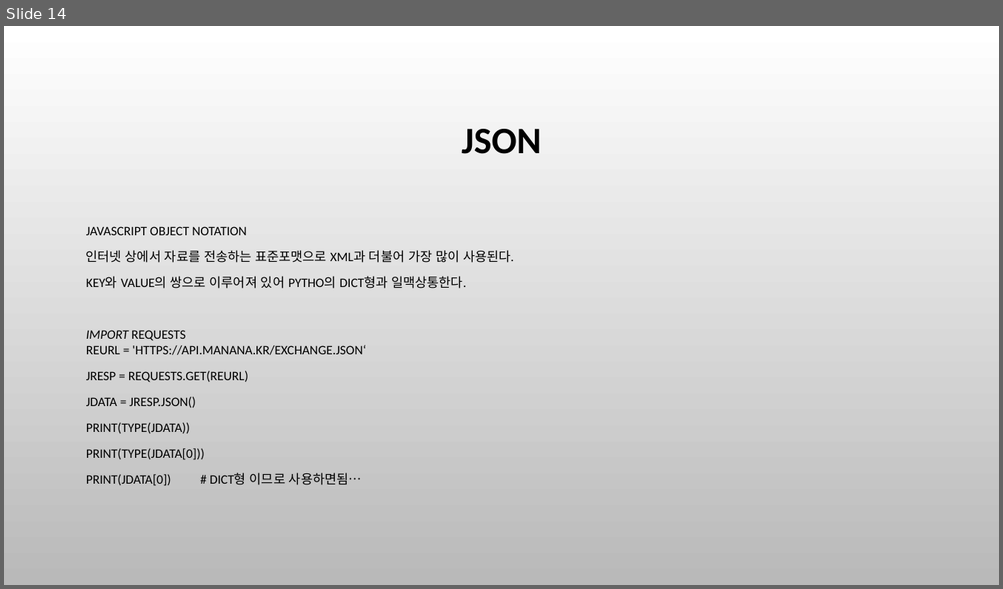
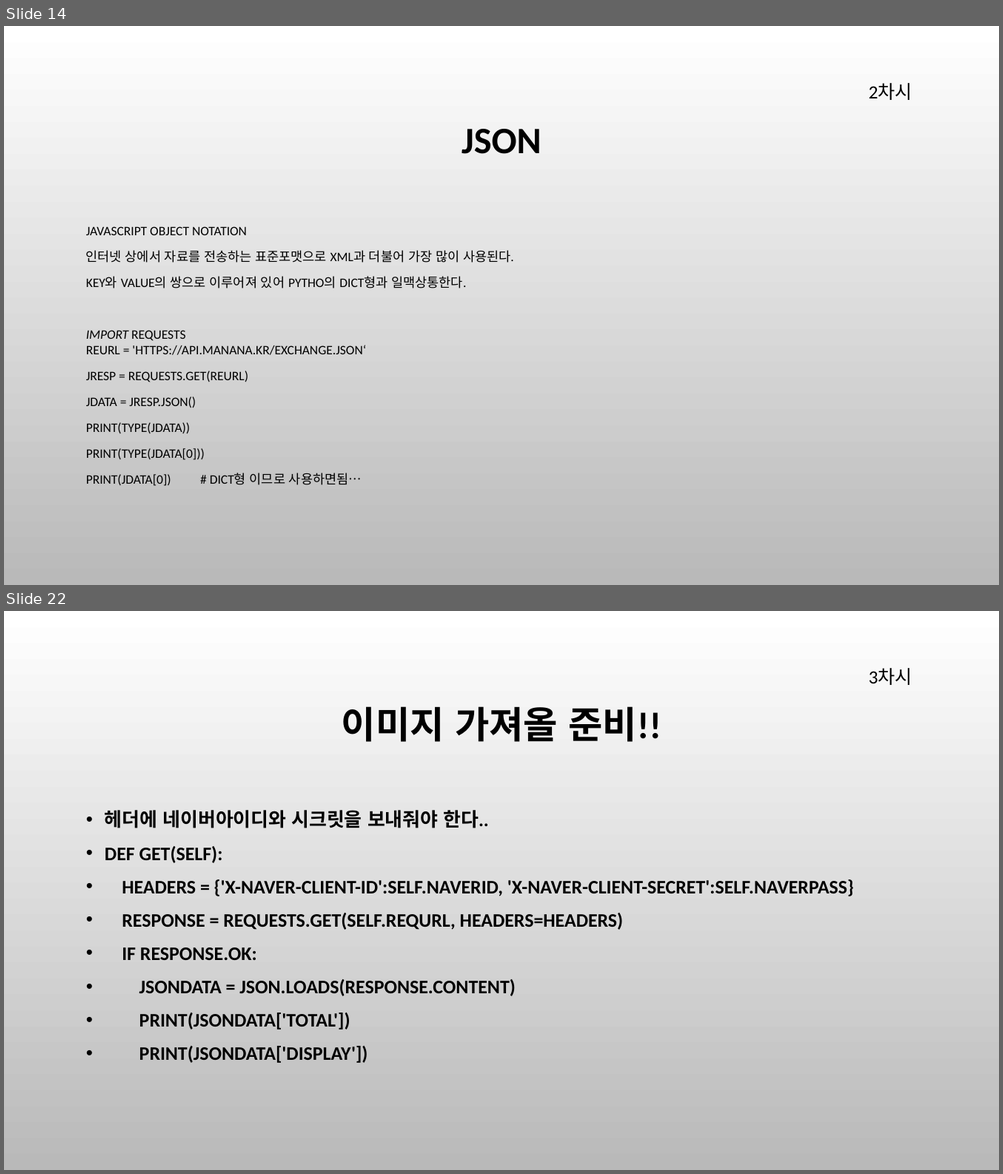
Before and after one commit to cute93/2020_sw_teacher, a slide deck: SW선도교원 연수.pptx. Shown one above the other, each under a label of ours: slide 14 before the commit, slides 14 and 22 after it; the slides between them are not shown. The pictures are 1003x589 and 1003x1174 pixels, drawn with LibreOffice and Linux fonts; fonts in the diff are those of the drawing; background and template pictures are left out. Boxes give left, top, right and bottom in pixels: in the first picture for what was removed or moved away, otherwise in the second. Text is boxed around its words. In the diff, an @@ line names an element or a change of style, - is before the commit and + after.

```diff
--- a/SW선도교원 연수.pptx
+++ b/SW선도교원 연수.pptx
@@ slide 22 added at [4, 611, 999, 1170], background picture (left out) @@
@@ text added at [868, 668, 912, 685], 18 pt, text #000000 @@
+3차시
@@ title added at [341, 706, 660, 742], 36 pt, text #000000, bold @@
+이미지 가져올 준비!!
@@ text added at [105, 810, 854, 1063], 18.5 pt, text #000000, bold @@
+• 헤더에 네이버아이디와 시크릿을 보내줘야 한다..
+• DEF GET(SELF):
+• HEADERS = {'X-NAVER-CLIENT-ID':SELF.NAVERID, 'X-NAVER-CLIENT-SECRET':SELF.NAVERPASS}
+• RESPONSE = REQUESTS.GET(SELF.REQURL, HEADERS=HEADERS)
+• IF RESPONSE.OK:
+• JSONDATA = JSON.LOADS(RESPONSE.CONTENT)
+• PRINT(JSONDATA['TOTAL'])
+• PRINT(JSONDATA['DISPLAY'])
@@ slide 14 changed as well @@
@@ text added at [868, 83, 912, 100], 18 pt, text #000000 @@
+2차시
```
Also in this commit, not shown: 9 other slides changed, 10 other slides added, 8 other files.
